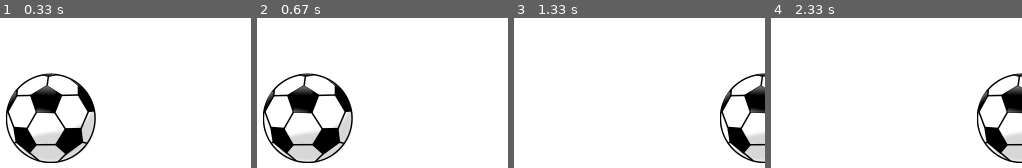
Above: before the commit, frames 1-4 (left to right).
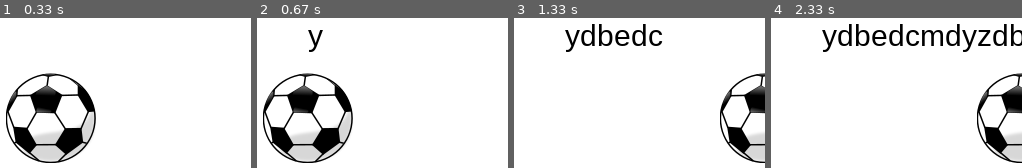
Above: after the commit, the same moments.

Repository: 95apps/dodgePyGame
Game: pygame game, started from dodge2.py
Two runs of this game, one before a commit and one after it. Both use one fixed random seed, a clock stepped at 60 frames per second and the inputs below.
Inputs:
- Up to frame 1 (0.33 s): no input
- Up to frame 2 (0.67 s): tap Y at 0.33 s
- Up to frame 3 (1.33 s): hold Right 0.67-1.13 s; hold D 0.67-1.13 s; tap B at 0.82 s; hold E from 1.17 s (still down); hold Right from 1.17 s (still down); hold D from 1.17 s (still down); tap C at 1.32 s
- Up to frame 4 (2.33 s): release E at 1.63 s; release Right at 1.63 s; release D at 1.63 s; hold M 1.67-2.13 s; hold Right 1.67-2.13 s; hold D 1.67-2.13 s; tap Y at 1.82 s; hold Z from 2.17 s (still down); hold Right from 2.17 s (still down); hold D from 2.17 s (still down); tap B at 2.32 s

Frame 1 is identical in both runs. In frame 2, 0.3% of the frame differs, in the area x 20-27%, y 8-23%; in frame 3, 2.2%; in frame 4, 4.5%, in the area x 20-100%, y 4-23%.

Commit message:
v2 update 2

Diff:
--- a/dodge2.py
+++ b/dodge2.py
@@ -27,6 +27,7 @@
 background = pygame.Surface(size)
 background = background.convert()
 background.fill((255, 255, 255))
+screen.blit(background, (0, 0))
 
 clock = pygame.time.Clock()
 keep_going = True
@@ -38,11 +39,11 @@
 
 text = ""
 
-def texts(text):
-
+def type(text):
+   screen.blit(background, (0,0))
    font=pygame.font.SysFont("Arial",30)
-   scoretext=font.render(text, 1,(255,255,255))
-   screen.blit(scoretext, (0, 0))
+   typetext=font.render(text, 1,(0,0,0))
+   screen.blit(typetext, (size[0] //2, size[1] - 150))
 
 
 while keep_going:
@@ -58,67 +59,94 @@
         elif ev.type == KEYDOWN:
             if ev.key == K_a:
                 text += "a"
-                texts(text)
+                type(text)
             elif ev.key == K_b:
                 text += "b"
+                type(text)
             elif ev.key == K_c:
                 text += "c"
+                type(text)
             elif ev.key == K_d:
                 text += "d"
+                type(text)
             elif ev.key == K_e:
                 text += "e"
+                type(text)
             elif ev.key == K_f:
                 text += "f"
+                type(text)
             elif ev.key == K_g:
                 text += "g"
+                type(text)
             elif ev.key == K_h:
                 text += "h"
+                type(text)
             elif ev.key == K_i:
                 text += "i"
+                type(text)
             elif ev.key == K_j:
                 text += "j"
+                type(text)
             elif ev.key == K_k:
                 text += "k"
+                type(text)
             elif ev.key == K_l:
                 text += "l"
+                type(text)
             elif ev.key == K_m:
                 text += "m"
+                type(text)
             elif ev.key == K_n:
                 text += "n"
+                type(text)
             elif ev.key == K_o:
                 text += "o"
+                type(text)
             elif ev.key == K_p:
                 text += "p"
+                type(text)
             elif ev.key == K_q:
                 text += "q"
+                type(text)
             elif ev.key == K_r:
                 text += "r"
+                type(text)
             elif ev.key == K_s:
                 text += "s"
+                type(text)
             elif ev.key == K_t:
                 text += "t"
+                type(text)
             elif ev.key == K_u:
                 text += "u"
+                type(text)
             elif ev.key == K_v:
                 text += "v"
+                type(text)
             elif ev.key == K_w:
                 text += "w"
+                type(text)
             elif ev.key == K_x:
                 text += "x"
+                type(text)
             elif ev.key == K_y:
                 text += "y"
+                type(text)
             elif ev.key == K_z:
                 text += "z"
+                type(text)
             elif ev.key == K_SPACE:
                 text += " "
+                type(text)
             elif ev.key == K_BACKSPACE:
                 text = text[0:-1]
+                type(text)
 
     if keyinput[pygame.K_LEFT] and sprite_rect.centerx > 0:
         sprite_rect.centerx -= 10
     elif keyinput[pygame.K_RIGHT] and sprite_rect.centerx < size[0]:
         sprite_rect.centerx += 10
 
-    screen.blit(background, (0, 0))
+
     screen.blit(sprite, sprite_rect)
     pygame.display.flip()
